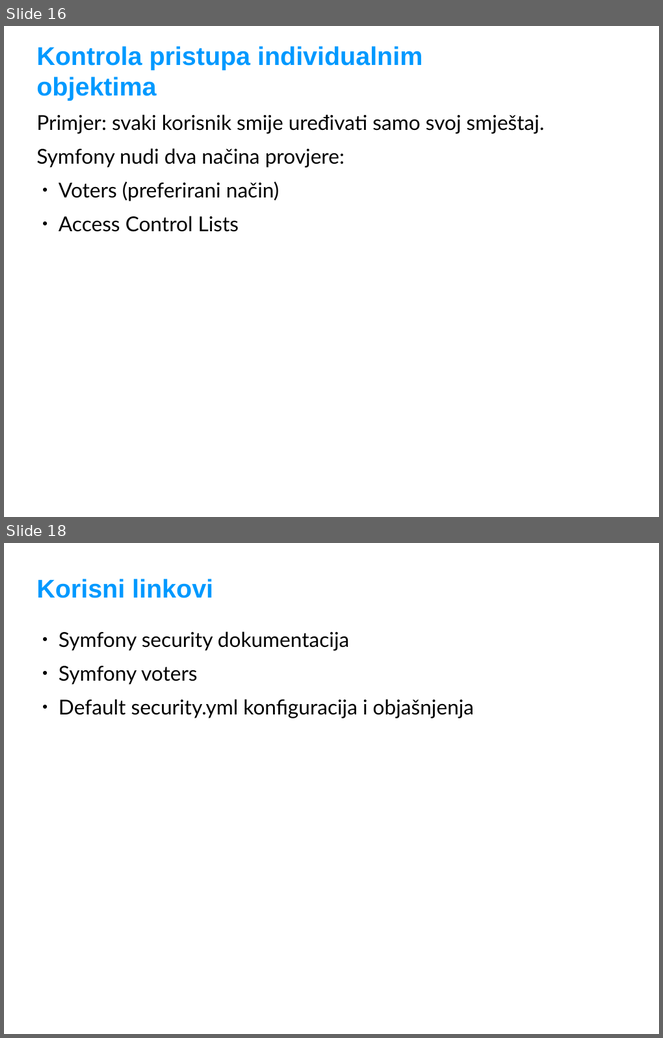
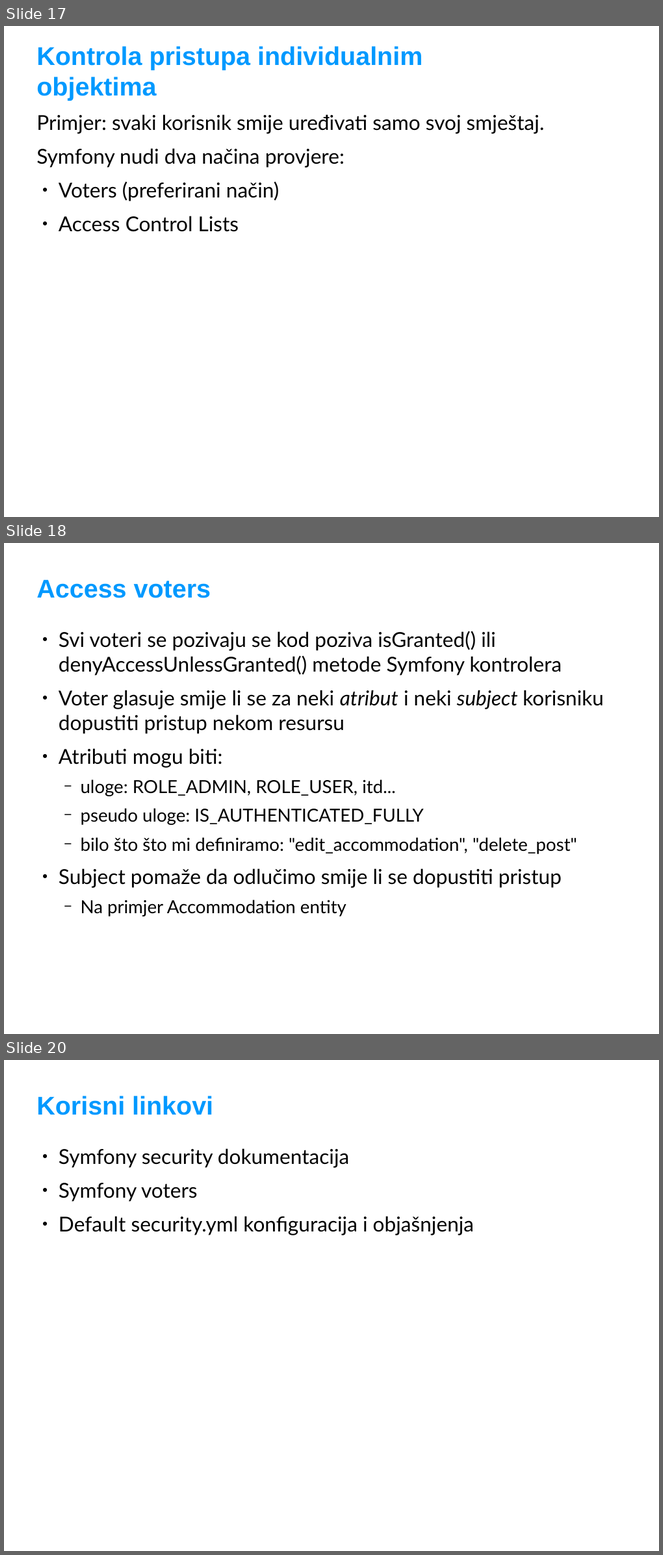
Before and after one commit to adriatichr/php-academy, a slide deck: predavanja/60 Symfony Security.odp. Shown one above the other, each under a label of ours: slides 16 and 18 before the commit, slides 17, 18 and 20 after it; the slides between them are not shown. The pictures are 663x1038 and 663x1555 pixels, drawn with LibreOffice and Linux fonts; fonts in the diff are those of the drawing; background and template pictures are left out. Boxes give left, top, right and bottom in pixels: in the first picture for what was removed or moved away, otherwise in the second. Text is boxed around its words. In the diff, an @@ line names an element or a change of style, - is before the commit and + after.

Commit message:
proširio poglavlje o access voterima

```diff
--- a/predavanja/60 Symfony Security.odp
+++ b/predavanja/60 Symfony Security.odp
@@ slide 18 added at (4, 543, 659, 1034), background #FFFFFF @@
@@ title added at (36, 579, 211, 598), 40 pt, text #0099FF, bold @@
+Access voters
@@ text added at (59, 631, 604, 917), 32 pt, text #000000 @@
+● Svi voteri se pozivaju se kod poziva isGranted() ili denyAccessUnlessGranted() metode Symfony kontrolera
+● Voter glasuje smije li se za neki atribut i neki subject korisniku dopustiti pristup nekom resursu
+● Atributi mogu biti:
+  − uloge: ROLE_ADMIN, ROLE_USER, itd...
+  − pseudo uloge: IS_AUTHENTICATED_FULLY
+  − bilo što što mi definiramo: "edit_accommodation", "delete_post"
+● Subject pomaže da odlučimo smije li se dopustiti pristup
+  − Na primjer Accommodation entity
@@ what was slide 16 is now slide 17 @@
@@ what was slide 18 is now slide 20 @@
```
Also in this commit, not shown: 1 other slide added.
